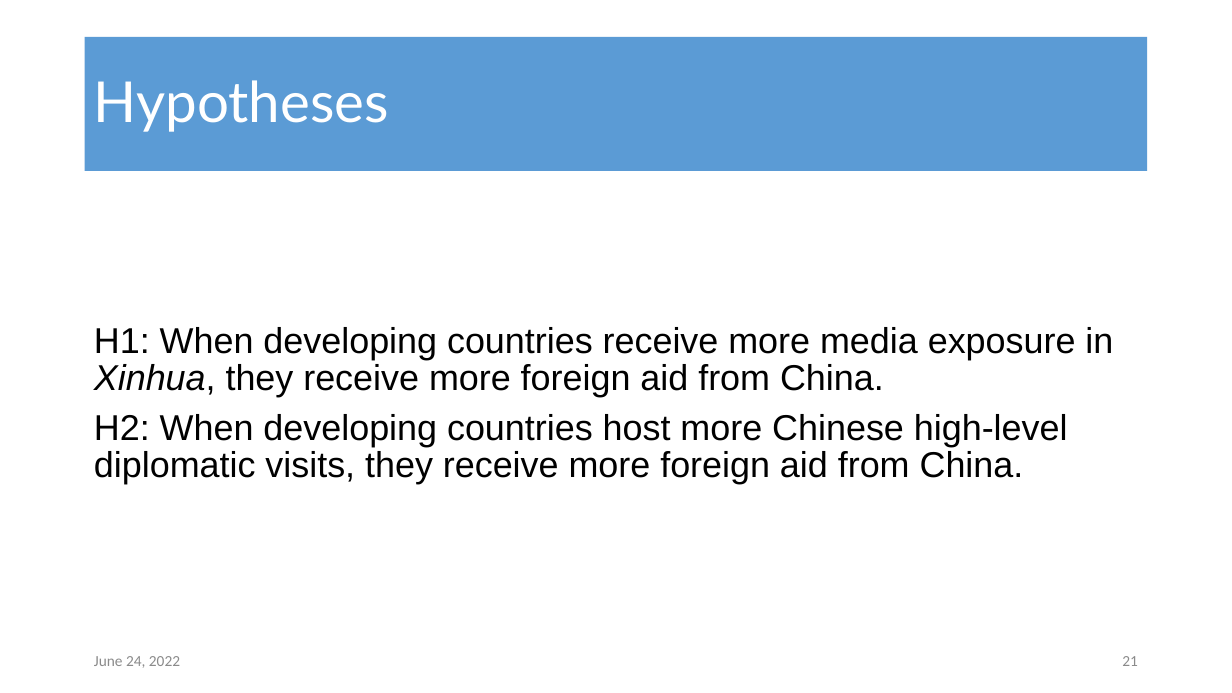
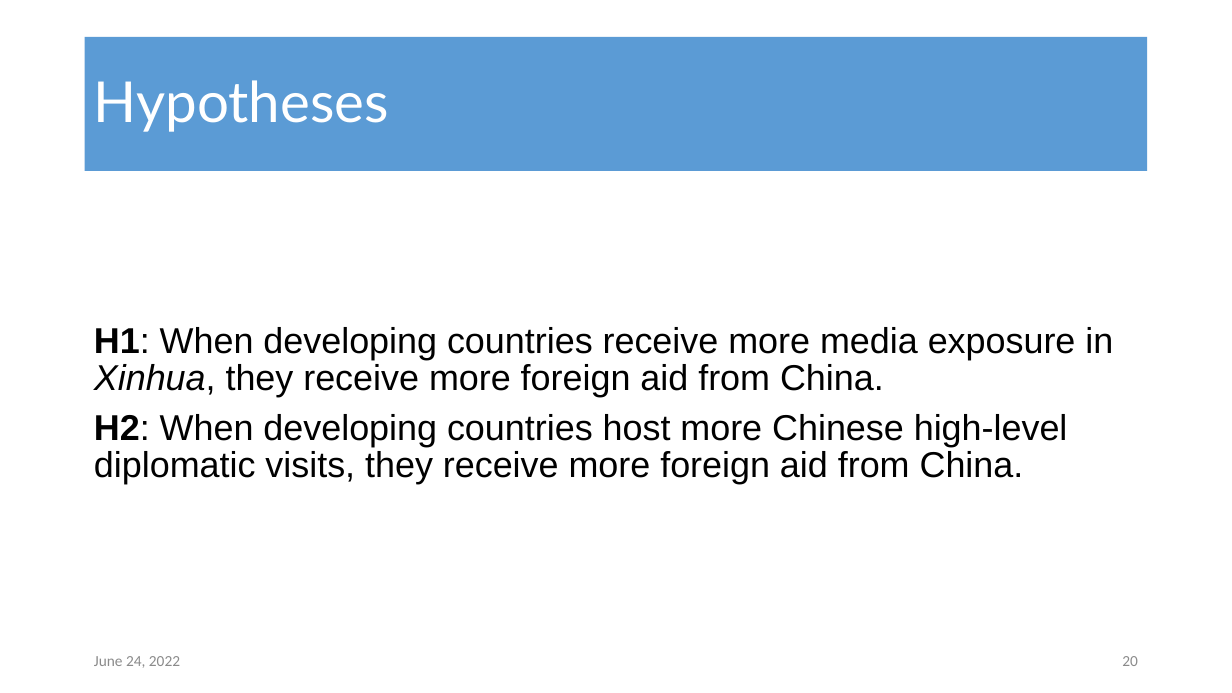
Before and after one commit to milesdwilliams15/chinese_media_and_foreign_aid, a slide deck: slide 20 of 05_Presentation/aiddata_presentation.pptx (slide 21 before the commit). Drawn at 1232x693 pixels with LibreOffice and Linux fonts; fonts in the diff are those of the drawing. Boxes give left, top, right and bottom in pixels: in the first picture for what was removed or moved away, otherwise in the second. Text is boxed around its words. In the diff, an @@ line names an element or a change of style, - is before the commit and + after.

Commit message:
added china data 2.0

```diff
--- a/05_Presentation/aiddata_presentation.pptx
+++ b/05_Presentation/aiddata_presentation.pptx
@@ text "H1: When developing countries receive ..." at <box>94,327,1113,484</box>: bold on in "H1:", "H2:" @@
@@ page number at <box>1122,656,1138,666</box>: text changed @@
-21
+20
```
Also in this commit, not shown: 4 other slides changed, 1 slide removed, 7 other files.
